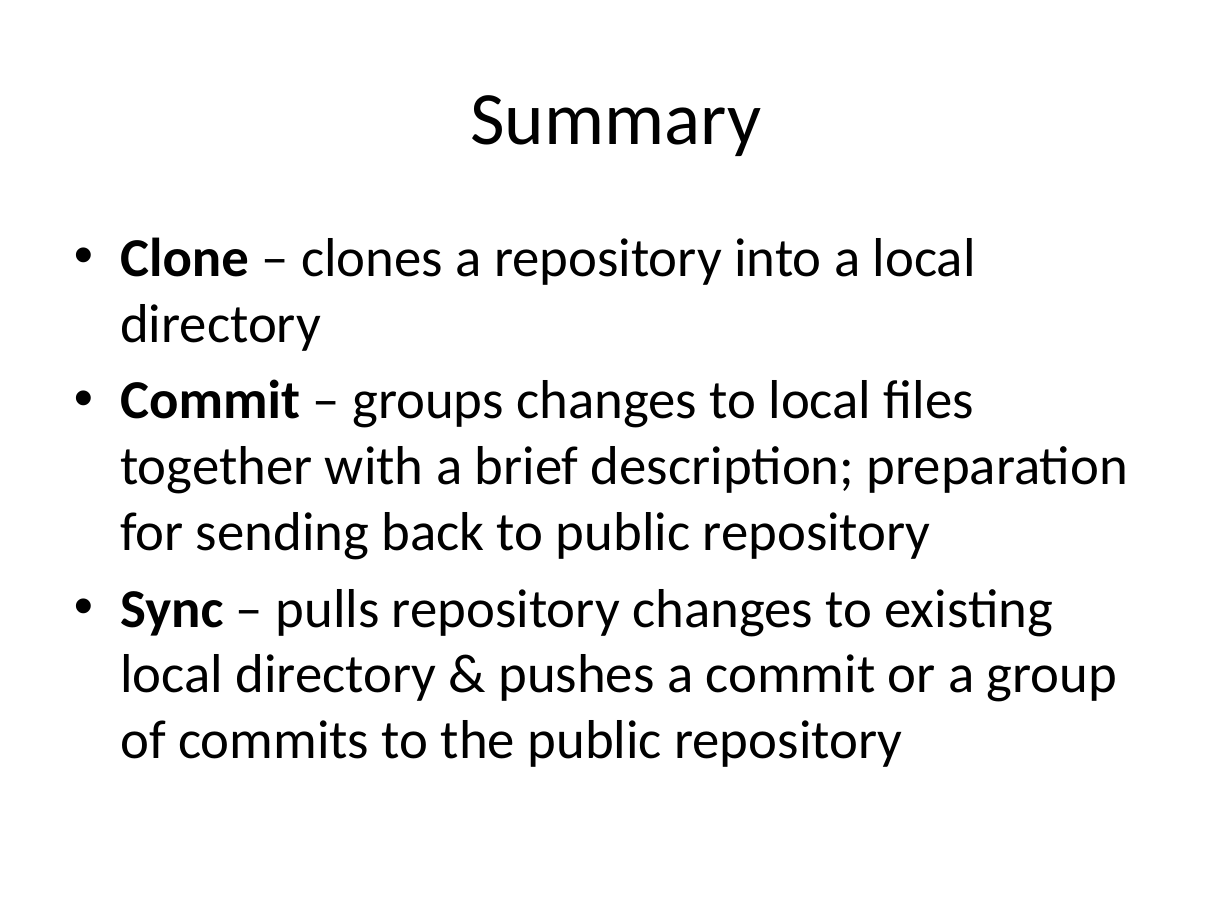
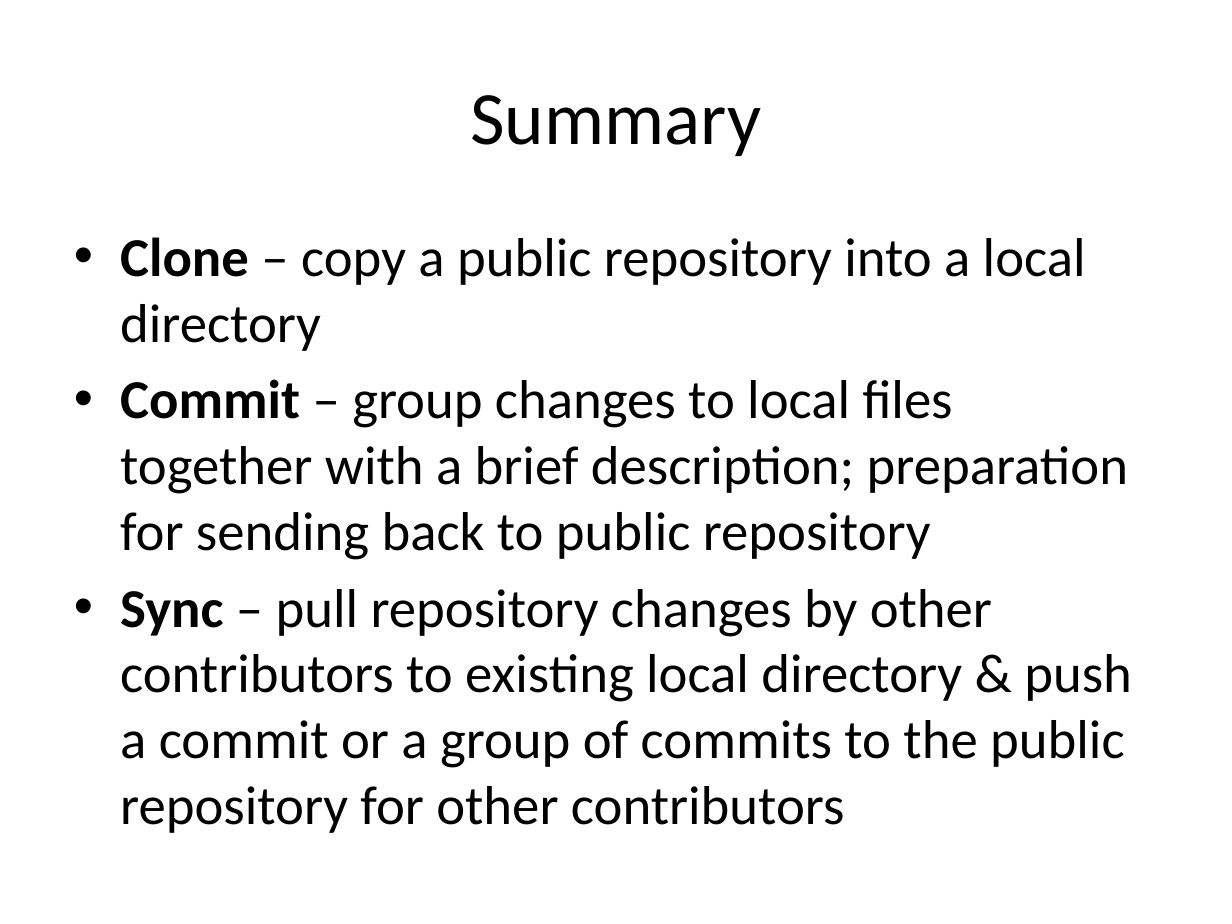
Before and after one commit to heejong/HostPC, a slide deck: slide 40 of Getting Started/Getting Started with Github.pptx. Drawn at 1232x924 pixels with LibreOffice and Linux fonts; fonts in the diff are those of the drawing. Boxes give left, top, right and bottom in pixels: in the first picture for what was removed or moved away, otherwise in the second. Text is boxed around its words. In the diff, an @@ line names an element or a change of style, - is before the commit and + after.

```diff
--- a/Getting Started/Getting Started with Github.pptx
+++ b/Getting Started/Getting Started with Github.pptx
@@ text at (120,237,1132,833): text changed @@
-• Clone – clones a repository into a local directory
-• Commit – groups changes to local files together with a brief description; preparation for sending back to public repository
-• Sync – pulls repository changes to existing local directory & pushes a commit or a group of commits to the public repository
+• Clone – copy a public repository into a local directory
+• Commit – group changes to local files together with a brief description; preparation for sending back to public repository
+• Sync – pull repository changes by other contributors to existing local directory & push a commit or a group of commits to the public repository for other contributors
```
Also in this commit, not shown: 3 other slides changed, 3 slides added, 4 slides removed, 4 other files.
